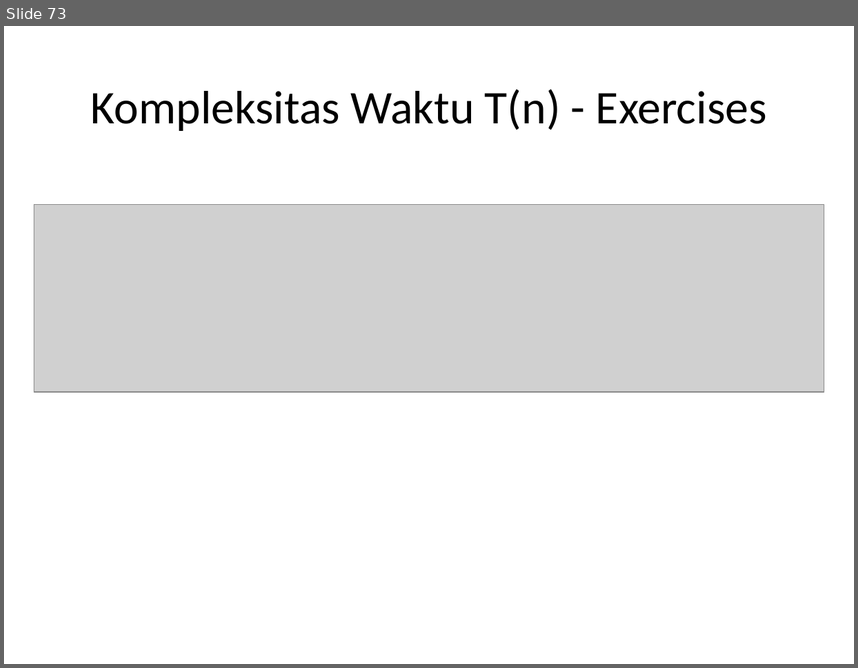
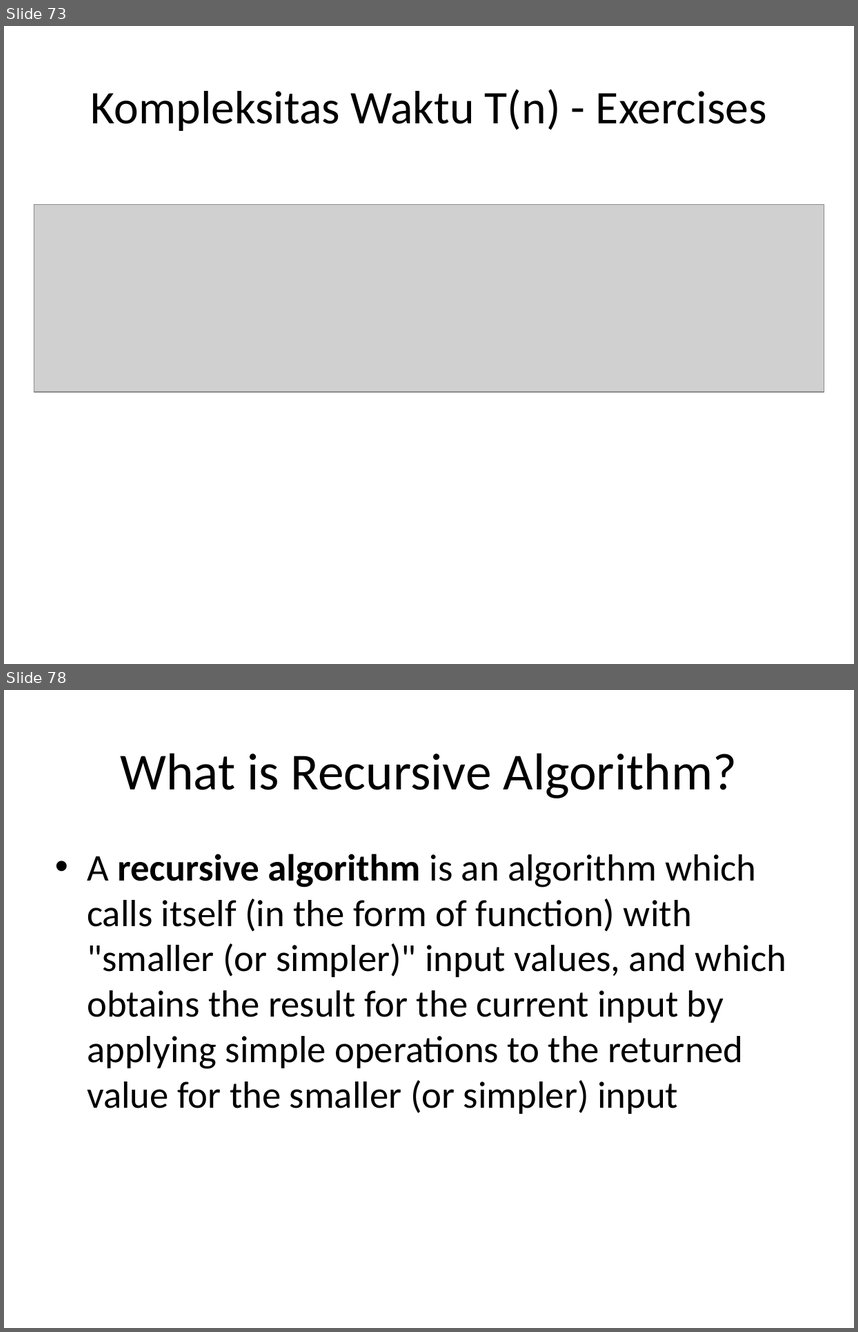
Before and after one commit to auliyanurul/kuliah, a slide deck: Algoritma dan Struktur Data.pptx. Shown one above the other, each under a label of ours: slide 73 before the commit, slides 73 and 78 after it; the slides between them are not shown. The pictures are 858x668 and 858x1332 pixels, drawn with LibreOffice and Linux fonts; fonts in the diff are those of the drawing; grey boxes stand for pictures. Boxes give left, top, right and bottom in pixels: in the first picture for what was removed or moved away, otherwise in the second. Text is boxed around its words. In the diff, an @@ line names an element or a change of style, - is before the commit and + after.

```diff
--- a/Algoritma dan Struktur Data.pptx
+++ b/Algoritma dan Struktur Data.pptx
@@ slide 78 added at (4,690,854,1328), background #FFFFFF @@
@@ title added at (120,753,737,798), 44 pt, text #000000 @@
+What is Recursive Algorithm?
@@ text added at (87,854,786,1114), 32 pt, text #000000 @@
+• A recursive algorithm is an algorithm which calls itself (in the form of function) with "smaller (or simpler)" input values, and which obtains the result for the current input by applying simple operations to the returned value for the smaller (or simpler) input
```
Also in this commit, not shown: 2 slides changed, 14 other slides added.
